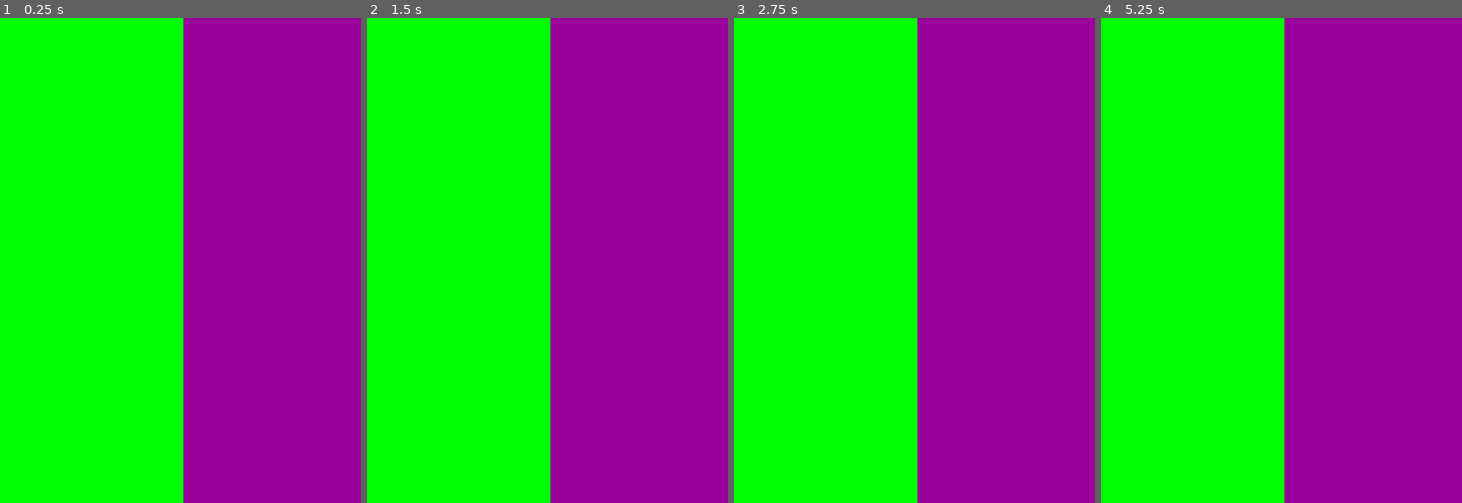
Above: before the commit, frames 1-4 (left to right).
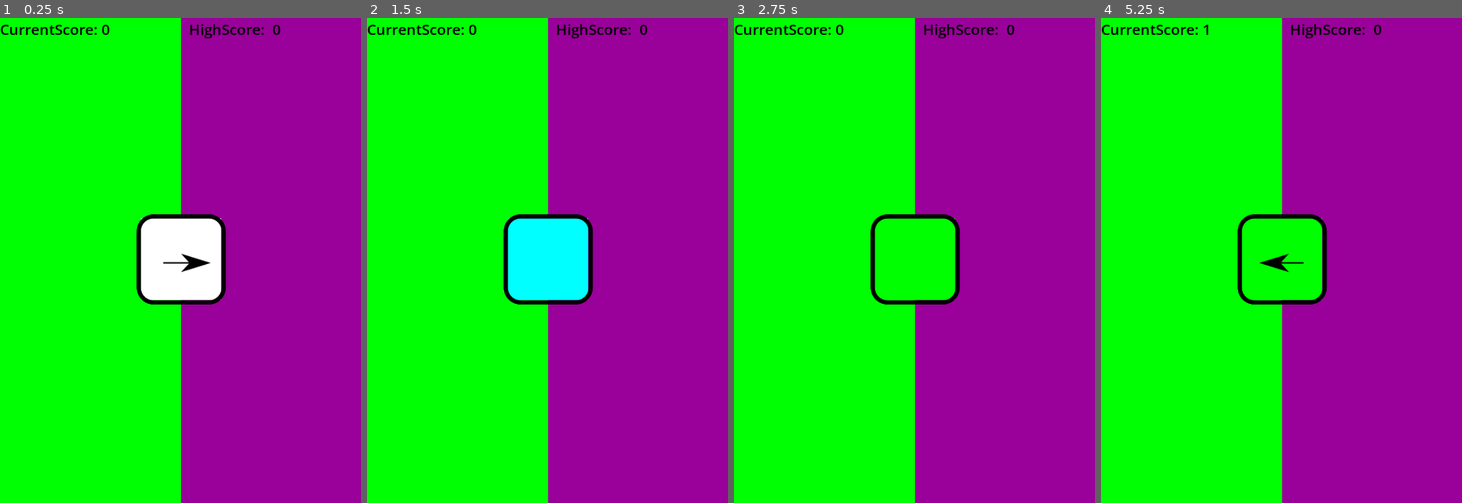
Above: after the commit, the same moments.

Repository: carlosmarti/Godot-Games
Game: Godot game, scene res://game.tscn
Two runs of this game, one before a commit and one after it. Both use one fixed random seed, a clock stepped at 60 frames per second and the inputs below.
Inputs (mouse positions are in pixels of both pictures, inside the frame that each line leads up to):
- Up to frame 1 (0.25 s): no input
- Up to frame 2 (1.5 s): tap Enter at 0.5 s; move the mouse to (626, 236) at 0.52 s; click (626, 236) at 0.67 s; tap Space at 1.25 s; move the mouse to (475, 284) at 1.27 s; click (475, 284) at 1.42 s
- Up to frame 3 (2.75 s): tap Enter at 2 s; move the mouse to (950, 153) at 2.02 s; click (950, 153) at 2.17 s
- Up to frame 4 (5.25 s): tap Space at 2.75, 4.25 s; move the mouse to (1263, 357) at 2.77 s; click (1263, 357) at 2.92 s; tap Enter at 3.5 s; move the mouse to (1389, 333) at 3.52 s; click (1389, 333) at 3.67 s; move the mouse to (1173, 187) at 4.27 s; click (1173, 187) at 4.42 s; move the mouse to (1299, 260) at 5.02 s; click (1299, 260) at 5.17 s

The runs differ from the first frame. In frame 1, 5.7% of the frame differs, in the area x 0-78%, y 0-100%; in frame 2, 5.7%; in frame 3, 3.8%; in frame 4, 3.9%.

Commit message:
Score singleton created, Selector node done, and UI added

Diff:
--- /dev/null
+++ b/TapIt/LeftArrow.svg
@@ -0,0 +1,67 @@
+<?xml version="1.0" encoding="UTF-8" standalone="no"?>
+<!-- Created with Inkscape (http://www.inkscape.org/) -->
+
+<svg
+   width="90mm"
+   height="30mm"
+   viewBox="0 0 90 30"
+   version="1.1"
+   id="svg17351"
+   inkscape:version="1.2.2 (732a01da63, 2022-12-09)"
+   sodipodi:docname="LeftArrow.svg"
+   xmlns:inkscape="http://www.inkscape.org/namespaces/inkscape"
+   xmlns:sodipodi="http://sodipodi.sourceforge.net/DTD/sodipodi-0.dtd"
+   xmlns="http://www.w3.org/2000/svg"
+   xmlns:svg="http://www.w3.org/2000/svg">
+  <sodipodi:namedview
+     id="namedview17353"
+     pagecolor="#505050"
+     bordercolor="#eeeeee"
+     borderopacity="1"
+     inkscape:showpageshadow="0"
+     inkscape:pageopacity="0"
+     inkscape:pagecheckerboard="0"
+     inkscape:deskcolor="#505050"
+     inkscape:document-units="mm"
+     showgrid="false"
+     inkscape:zoom="1.4912879"
+     inkscape:cx="5.6997714"
+     inkscape:cy="59.679959"
+     inkscape:window-width="1920"
+     inkscape:window-height="1017"
+     inkscape:window-x="-8"
+     inkscape:window-y="-8"
+     inkscape:window-maximized="1"
+     inkscape:current-layer="layer1" />
+  <defs
+     id="defs17348">
+    <marker
+       style="overflow:visible"
+       id="Arrow1L"
+       refX="0"
+       refY="0"
+       orient="auto-start-reverse"
+       inkscape:stockid="Arrow1L"
+       markerWidth="8.75"
+       markerHeight="5"
+       viewBox="0 0 8.75 5"
+       inkscape:isstock="true"
+       inkscape:collect="always"
+       preserveAspectRatio="xMidYMid">
+      <path
+         style="fill:context-stroke;fill-rule:evenodd;stroke:none"
+         d="M 0,0 5,-5 -12.5,0 5,5 Z"
+         id="arrow1L"
+         transform="scale(-0.5)" />
+    </marker>
+  </defs>
+  <g
+     inkscape:label="Layer 1"
+     inkscape:groupmode="layer"
+     id="layer1">
+    <path
+       style="fill:context-stroke;stroke:#000000;stroke-width:5;marker-start:url(#Arrow1L);stroke-dasharray:none"
+       d="M 55.532258,15.258065 4.4354839,14.903226"
+       id="path17720" />
+  </g>
+</svg>
--- /dev/null
+++ b/TapIt/RightArrow.svg
@@ -0,0 +1,67 @@
+<?xml version="1.0" encoding="UTF-8" standalone="no"?>
+<!-- Created with Inkscape (http://www.inkscape.org/) -->
+
+<svg
+   width="210mm"
+   height="297mm"
+   viewBox="0 0 210 297"
+   version="1.1"
+   id="svg12095"
+   inkscape:version="1.2.2 (732a01da63, 2022-12-09)"
+   sodipodi:docname="RightArrow.svg"
+   xmlns:inkscape="http://www.inkscape.org/namespaces/inkscape"
+   xmlns:sodipodi="http://sodipodi.sourceforge.net/DTD/sodipodi-0.dtd"
+   xmlns="http://www.w3.org/2000/svg"
+   xmlns:svg="http://www.w3.org/2000/svg">
+  <sodipodi:namedview
+     id="namedview12097"
+     pagecolor="#505050"
+     bordercolor="#eeeeee"
+     borderopacity="1"
+     inkscape:showpageshadow="0"
+     inkscape:pageopacity="0"
+     inkscape:pagecheckerboard="0"
+     inkscape:deskcolor="#505050"
+     inkscape:document-units="mm"
+     showgrid="false"
+     inkscape:zoom="1.0544998"
+     inkscape:cx="281.17597"
+     inkscape:cy="589.85314"
+     inkscape:window-width="1920"
+     inkscape:window-height="1017"
+     inkscape:window-x="-8"
+     inkscape:window-y="-8"
+     inkscape:window-maximized="1"
+     inkscape:current-layer="layer1" />
+  <defs
+     id="defs12092">
+    <marker
+       style="overflow:visible"
+       id="Arrow2"
+       refX="0"
+       refY="0"
+       orient="auto-start-reverse"
+       inkscape:stockid="Arrow2"
+       markerWidth="7.6999998"
+       markerHeight="5.5999999"
+       viewBox="0 0 7.7 5.6"
+       inkscape:isstock="true"
+       inkscape:collect="always"
+       preserveAspectRatio="xMidYMid">
+      <path
+         transform="scale(0.7)"
+         d="M -2,-4 9,0 -2,4 c 2,-2.33 2,-5.66 0,-8 z"
+         style="fill:context-stroke;fill-rule:evenodd;stroke:none"
+         id="arrow2L" />
+    </marker>
+  </defs>
+  <g
+     inkscape:label="Layer 1"
+     inkscape:groupmode="layer"
+     id="layer1">
+    <path
+       style="fill:none;stroke:#000000;stroke-width:4.85796;marker-start:url(#Arrow2)"
+       d="m 101.93067,128.06111 h 24.11757 -0.66993 z"
+       id="path12516" />
+  </g>
+</svg>
--- /dev/null
+++ b/TapIt/SelectorOuterEdge.svg
@@ -0,0 +1,60 @@
+<?xml version="1.0" encoding="UTF-8" standalone="no"?>
+<!-- Created with Inkscape (http://www.inkscape.org/) -->
+
+<svg
+   width="210mm"
+   height="297mm"
+   viewBox="0 0 210 297"
+   version="1.1"
+   id="svg5"
+   inkscape:version="1.2.2 (732a01da63, 2022-12-09)"
+   sodipodi:docname="SelectorOuterEdge.svg"
+   xmlns:inkscape="http://www.inkscape.org/namespaces/inkscape"
+   xmlns:sodipodi="http://sodipodi.sourceforge.net/DTD/sodipodi-0.dtd"
+   xmlns="http://www.w3.org/2000/svg"
+   xmlns:svg="http://www.w3.org/2000/svg">
+  <sodipodi:namedview
+     id="namedview7"
+     pagecolor="#505050"
+     bordercolor="#eeeeee"
+     borderopacity="1"
+     inkscape:showpageshadow="0"
+     inkscape:pageopacity="0"
+     inkscape:pagecheckerboard="0"
+     inkscape:deskcolor="#505050"
+     inkscape:document-units="mm"
+     showgrid="false"
+     inkscape:zoom="0.74564394"
+     inkscape:cx="183.06325"
+     inkscape:cy="561.9304"
+     inkscape:window-width="1920"
+     inkscape:window-height="1017"
+     inkscape:window-x="-8"
+     inkscape:window-y="-8"
+     inkscape:window-maximized="1"
+     inkscape:current-layer="layer1" />
+  <defs
+     id="defs2">
+    <linearGradient
+       id="linearGradient7929"
+       inkscape:swatch="solid">
+      <stop
+         style="stop-color:#f4f4f4;stop-opacity:1;"
+         offset="0"
+         id="stop7927" />
+    </linearGradient>
+  </defs>
+  <g
+     inkscape:label="Layer 1"
+     inkscape:groupmode="layer"
+     id="layer1">
+    <rect
+       style="fill:none;stroke-width:5;fill-opacity:1;stroke-dasharray:none;stroke:#000000;stroke-opacity:1"
+       id="rect111"
+       width="99.645164"
+       height="100.70967"
+       x="41.870968"
+       y="72.387093"
+       ry="17.387096" />
+  </g>
+</svg>
--- a/TapIt/game.gd
+++ b/TapIt/game.gd
@@ -5,16 +5,24 @@
 func _ready():
 	pass # Replace with function body.
 
-
-# Called every frame. 'delta' is the elapsed time since the previous frame.
-func _process(delta):
-	pass
-
 func _input(event):
 	if event is InputEventMouseButton:
 		if event.is_pressed():
 			if event.button_index == MOUSE_BUTTON_LEFT:
 				if event.position.x < 320:
-					print("Green side selected")
+					if $Selector.getCurrentSide() == 0:
+						print("Green Correct Choice")
+						var score = get_node("/root/Score")
+						score.increamentScore()
+						$Selector.selectNewSide()
+					else:
+						reset()
 				elif event.position.x > 320:
-					print("Purple side selected")
+					if $Selector.getCurrentSide() == 1:
+						print("Purple Correct Choice")
+						$Selector.selectNewSide()
+					else:
+						reset()
+
+func reset():
+	print("You lost bruv!")
--- a/TapIt/game.tscn
+++ b/TapIt/game.tscn
@@ -1,18 +1,50 @@
-[gd_scene load_steps=2 format=3 uid="uid://cayp8tdvgsle7"]
+[gd_scene load_steps=3 format=3 uid="uid://cayp8tdvgsle7"]
 
 [ext_resource type="Script" path="res://game.gd" id="1_x3o46"]
+[ext_resource type="PackedScene" uid="uid://cwrpnaapqfwbw" path="res://selector.tscn" id="2_ia8xt"]
 
 [node name="Game" type="Node2D"]
 script = ExtResource("1_x3o46")
+metadata/_edit_lock_ = true
 
 [node name="Green" type="ColorRect" parent="."]
 offset_right = 325.0
 offset_bottom = 861.0
 color = Color(0, 1, 0.0117647, 1)
+metadata/_edit_lock_ = true
 
 [node name="Purp" type="ColorRect" parent="."]
-offset_left = 326.0
+offset_left = 321.0
 offset_top = -1.0
 offset_right = 641.0
 offset_bottom = 864.0
 color = Color(0.603922, 0, 0.603922, 1)
+metadata/_edit_lock_ = true
+
+[node name="Selector" parent="." instance=ExtResource("2_ia8xt")]
+position = Vector2(320, 430)
+
+[node name="HUD" type="Control" parent="."]
+layout_mode = 3
+anchors_preset = 0
+offset_right = 533.0
+offset_bottom = 40.0
+
+[node name="topUI" type="HBoxContainer" parent="HUD"]
+layout_direction = 2
+layout_mode = 2
+offset_right = 640.0
+offset_bottom = 40.0
+theme_override_constants/separation = 140
+
+[node name="CurrentScoreLabel" type="Label" parent="HUD/topUI"]
+layout_mode = 2
+theme_override_colors/font_color = Color(0, 0, 0, 1)
+theme_override_font_sizes/font_size = 26
+text = "CurrentScore: 0"
+
+[node name="HighScoreLabel" type="Label" parent="HUD/topUI"]
+layout_mode = 2
+theme_override_colors/font_color = Color(0, 0, 0, 1)
+theme_override_font_sizes/font_size = 26
+text = "HighScore:  0"
--- a/TapIt/project.godot
+++ b/TapIt/project.godot
@@ -15,11 +15,19 @@
 config/features=PackedStringArray("4.0", "Mobile")
 config/icon="res://icon.svg"
 
+[autoload]
+
+Score="*res://score.gd"
+
 [display]
 
 window/size/viewport_width=640
 window/size/viewport_height=860
 
+[dotnet]
+
+project/assembly_name="TapIt"
+
 [rendering]
 
 renderer/rendering_method="mobile"
--- /dev/null
+++ b/TapIt/score.gd
@@ -0,0 +1,16 @@
+extends Node
+
+var highScore = 0
+var currentScore = 0
+
+# Called when the node enters the scene tree for the first time.
+func _ready():
+	pass
+
+func increamentScore():
+	currentScore += 1
+	var scoreLabel = get_node("/root/Game/HUD/topUI/CurrentScoreLabel")
+	scoreLabel.text = "CurrentScore: " + str(currentScore)
+
+func storeHighScore():
+	highScore = currentScore
--- a/TapIt/selector.gd
+++ b/TapIt/selector.gd
@@ -1,11 +1,49 @@
 extends Node2D
 
+var currentSide = 0
+enum Select {arrowLeft, arrowRight, colorLeft, colorRight}
+
+var leftArrow = preload("res://arrow.png")
+var rightArrow = preload("res://rightArrow.png")
+var purpleColor = Color(0,153, 153, 1)
+var greenColor = Color(0,1,0,1)
 
 # Called when the node enters the scene tree for the first time.
 func _ready():
-	pass # Replace with function body.
+	selectNewSide()
 
+func selectNewSide():
+	var randNum = randi_range(0, 3)
+	match randNum:
+		Select.arrowLeft:
+			setUpSelector(Select.arrowLeft)
+			currentSide = 0
+		Select.arrowRight:
+			setUpSelector(Select.arrowRight)
+			currentSide = 1
+		Select.colorLeft:
+			setUpSelector(Select.colorLeft)
+			currentSide = 0
+		Select.colorRight:
+			setUpSelector(Select.colorRight)
+			currentSide = 1
 
-# Called every frame. 'delta' is the elapsed time since the previous frame.
-func _process(delta):
-	pass
+func getCurrentSide():
+	return currentSide
+
+func setUpSelector(type):
+	match type:
+		Select.arrowLeft:
+			$arrow.set_texture(leftArrow)
+		Select.arrowRight:
+			$arrow.set_texture(rightArrow)
+		Select.colorLeft:
+			removeImg()
+			$backgroundColor.color = greenColor
+		Select.colorRight:
+			removeImg()
+			$backgroundColor.color = purpleColor
+
+func removeImg():
+	if $arrow.texture != null:
+		$arrow.set_texture(null)
--- a/TapIt/selector.tscn
+++ b/TapIt/selector.tscn
@@ -1,6 +1,24 @@
-[gd_scene load_steps=2 format=3 uid="uid://cwrpnaapqfwbw"]
+[gd_scene load_steps=3 format=3 uid="uid://cwrpnaapqfwbw"]
 
 [ext_resource type="Script" path="res://selector.gd" id="1_v0jxb"]
+[ext_resource type="Texture2D" uid="uid://ba7cdf00mofh" path="res://SelectorOuterEdge.svg" id="2_qwgkx"]
 
 [node name="Selector" type="Node2D"]
+scale = Vector2(0.8, 0.8)
 script = ExtResource("1_v0jxb")
+metadata/_edit_lock_ = true
+
+[node name="backgroundColor" type="ColorRect" parent="."]
+offset_left = -87.0
+offset_top = -94.0
+offset_right = 90.0
+offset_bottom = 88.0
+
+[node name="arrow" type="Sprite2D" parent="."]
+position = Vector2(9, 5.375)
+scale = Vector2(1, 1.084)
+
+[node name="outerEdge" type="Sprite2D" parent="."]
+position = Vector2(26.75, 46.375)
+scale = Vector2(0.49937, 0.500668)
+texture = ExtResource("2_qwgkx")
Not shown, added: TapIt/LeftArrow.svg.import
Not shown, added: TapIt/RightArrow.svg.import
Not shown, added: TapIt/SelectorOuterEdge.svg.import
Binary file added: TapIt/arrow.png
Not shown, added: TapIt/arrow.png.import
Binary file added: TapIt/rightArrow.png
Not shown, added: TapIt/rightArrow.png.import
Not shown, added: TapIt/arrow.kra
Not shown, added: TapIt/arrow.kra-autosave.kra
Not shown, added: TapIt/arrow.kra~
Not shown, added: TapIt/arrow.png~
